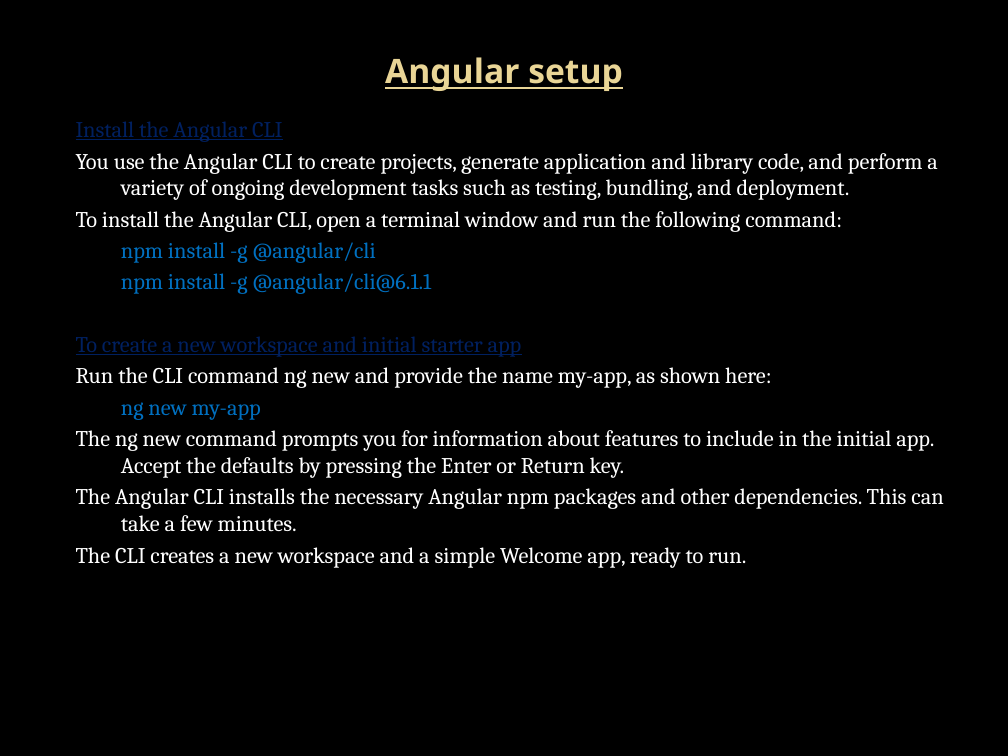
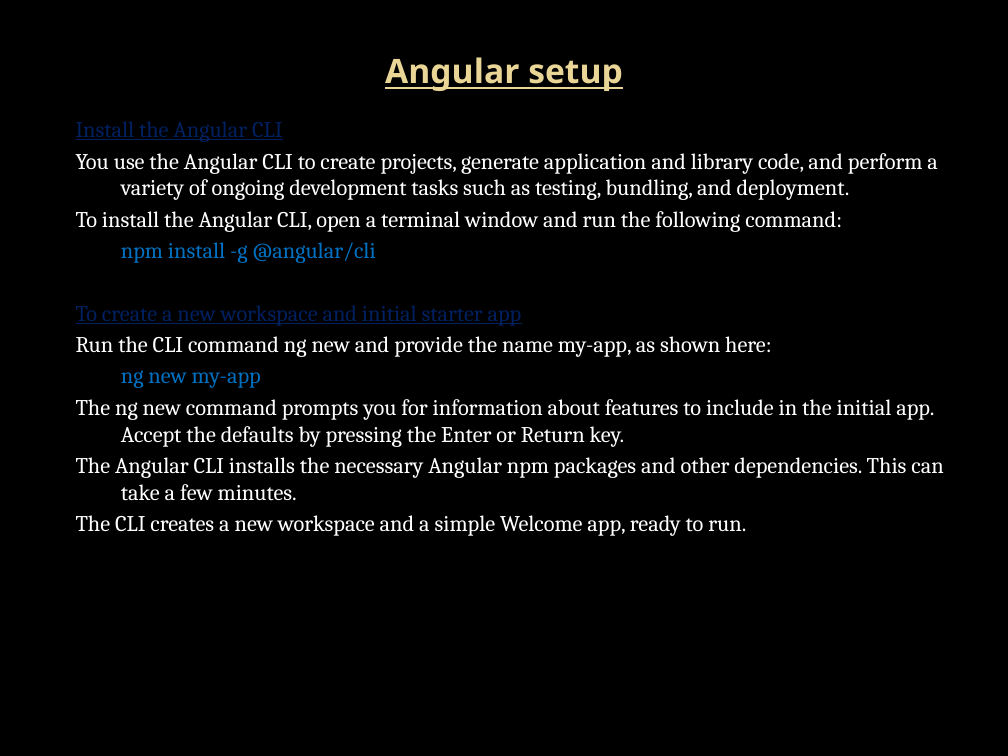
Before and after one commit to dsuro/angular-training, a slide deck: slide 9 of src/assets/ppt/Angular Traning_v2.pptx. Drawn at 1008x756 pixels with LibreOffice and Linux fonts; fonts in the diff are those of the drawing; background and template pictures are left out. Boxes give left, top, right and bottom in pixels: in the first picture for what was removed or moved away, otherwise in the second. Text is boxed around its words. In the diff, an @@ line names an element or a change of style, - is before the commit and + after.

```diff
--- a/src/assets/ppt/Angular Traning_v2.pptx
+++ b/src/assets/ppt/Angular Traning_v2.pptx
@@ text at (121,273,432,294): paragraph removed @@
-npm install -g @angular/cli@6.1.1
```
Also in this commit, not shown: 4 other slides changed.
